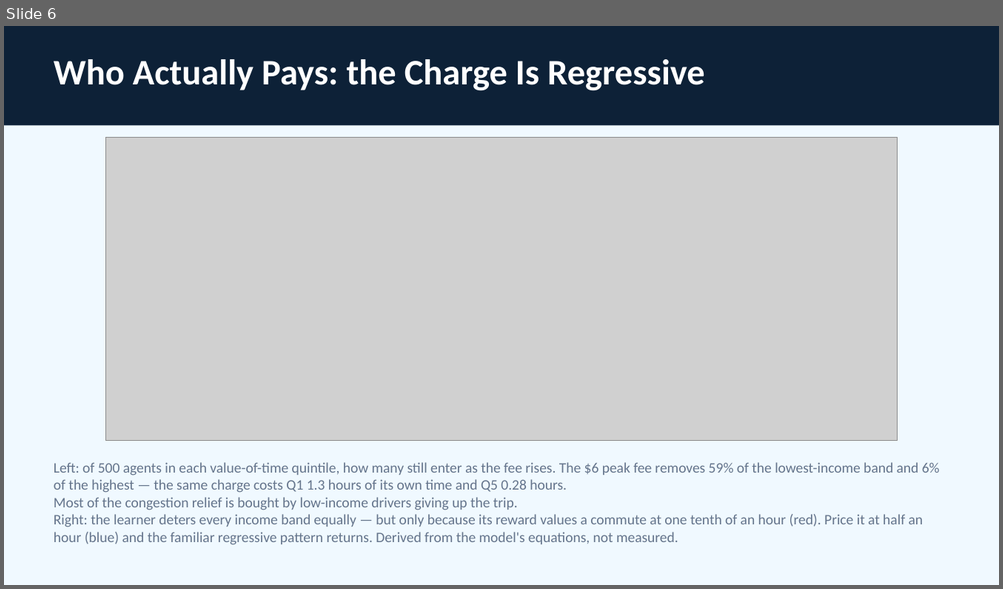
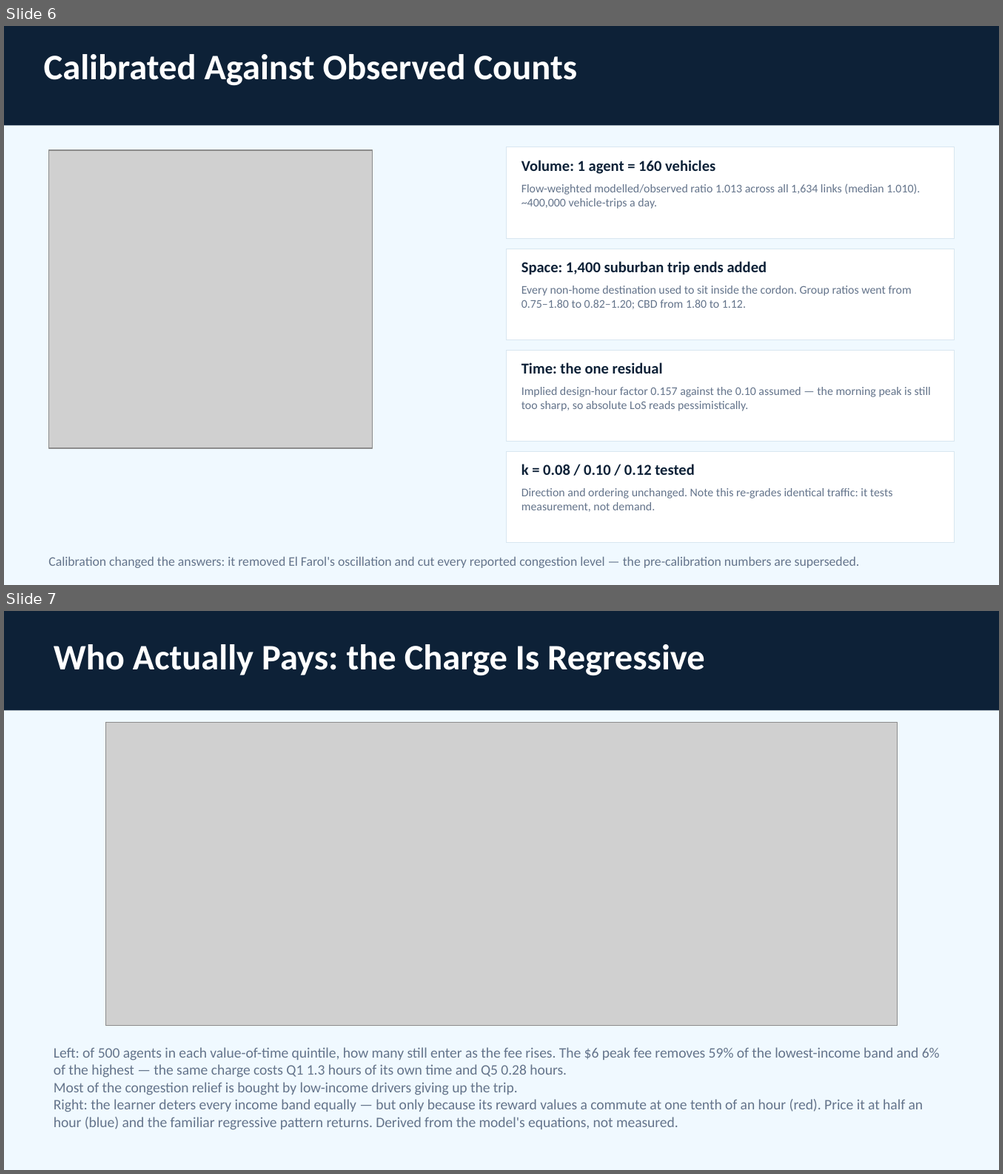
Before and after one commit to dataandcrowd/SSC2026, a slide deck: presentation/SSC2026_presentation.pptx. Shown one above the other, each under a label of ours: slide 6 before the commit, slides 6 and 7 after it. The pictures are 1003x589 and 1003x1174 pixels, drawn with LibreOffice and Linux fonts; fonts in the diff are those of the drawing; grey boxes stand for pictures. Boxes give left, top, right and bottom in pixels: in the first picture for what was removed or moved away, otherwise in the second. Text is boxed around its words. In the diff, an @@ line names an element or a change of style, - is before the commit and + after.

```diff
--- a/presentation/SSC2026_presentation.pptx
+++ b/presentation/SSC2026_presentation.pptx
@@ slide 6 added at box(4, 26, 999, 585), background #F0F9FF @@
@@ rectangle added at box(4, 26, 999, 125), fill #0D2137 @@
@@ text added at box(44, 54, 578, 86), 26 pt, text #FFFFFF, bold @@
+Calibrated Against Observed Counts
@@ picture added at box(48, 150, 372, 449) @@
@@ rectangle added at box(506, 147, 954, 239), fill #FFFFFF, outline #D8E6F0 0.5 pt @@
@@ text added at box(521, 160, 715, 174), 11 pt, text #0D2137, bold @@
+Volume: 1 agent = 160 vehicles
@@ text added at box(521, 184, 919, 209), 8.5 pt, text #64748B @@
+Flow-weighted modelled/observed ratio 1.013 across all 1,634 links (median 1.010). ~400,000 vehicle-trips a day.
@@ rectangle added at box(506, 249, 954, 340), fill #FFFFFF, outline #D8E6F0 0.5 pt @@
@@ text added at box(521, 261, 767, 275), 11 pt, text #0D2137, bold @@
+Space: 1,400 suburban trip ends added
@@ text added at box(521, 286, 911, 309), 8.5 pt, text #64748B @@
+Every non-home destination used to sit inside the cordon. Group ratios went from 0.75–1.80 to 0.82–1.20; CBD from 1.80 to 1.12.
@@ rectangle added at box(506, 350, 954, 442), fill #FFFFFF, outline #D8E6F0 0.5 pt @@
@@ text added at box(521, 363, 663, 374), 11 pt, text #0D2137, bold @@
+Time: the one residual
@@ text added at box(521, 387, 930, 412), 8.5 pt, text #64748B @@
+Implied design-hour factor 0.157 against the 0.10 assumed — the morning peak is still too sharp, so absolute LoS reads pessimistically.
@@ rectangle added at box(506, 452, 954, 543), fill #FFFFFF, outline #D8E6F0 0.5 pt @@
@@ text added at box(521, 464, 694, 475), 11 pt, text #0D2137, bold @@
+k = 0.08 / 0.10 / 0.12 tested
@@ text added at box(521, 488, 893, 512), 8.5 pt, text #64748B @@
+Direction and ordering unchanged. Note this re-grades identical traffic: it tests measurement, not demand.
@@ text added at box(48, 557, 859, 568), 9.5 pt, text #64748B @@
+Calibration changed the answers: it removed El Farol's oscillation and cut every reported congestion level — the pre-calibration numbers are superseded.
@@ what was slide 6 is now slide 7 @@
```
Also in this commit, not shown: 1 slide changed, 6 other files.
